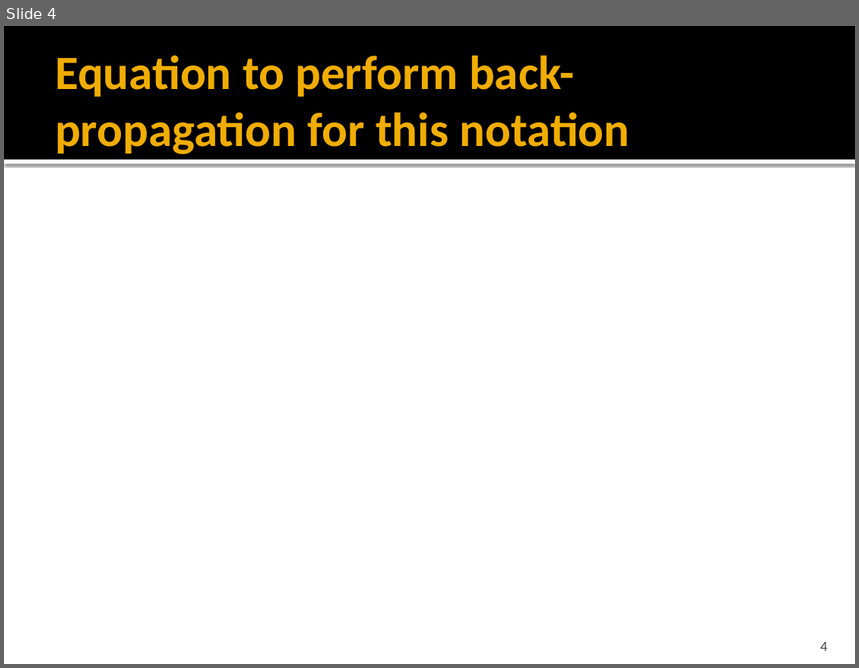
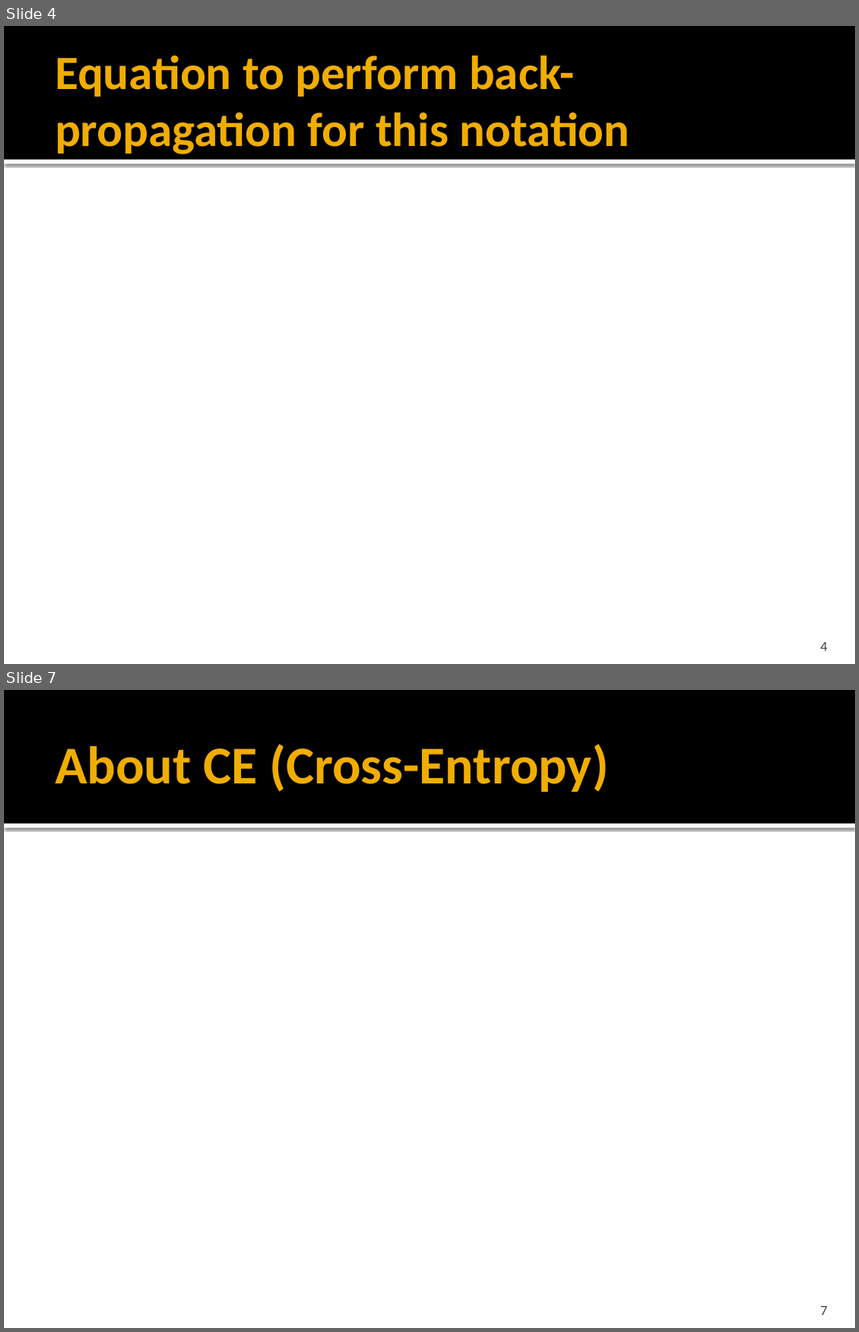
Before and after one commit to kamzolov-opt/libSiriusOpt, a slide deck: lectures/L9_multilayer_nn_forward_and_backward.pptx. Shown one above the other, each under a label of ours: slide 4 before the commit, slides 4 and 7 after it; the slides between them are not shown. The pictures are 859x668 and 859x1332 pixels, drawn with LibreOffice and Linux fonts; fonts in the diff are those of the drawing; grey boxes stand for pictures. Boxes give left, top, right and bottom in pixels: in the first picture for what was removed or moved away, otherwise in the second. Text is boxed around its words. In the diff, an @@ line names an element or a change of style, - is before the commit and + after.

```diff
--- a/lectures/L9_multilayer_nn_forward_and_backward.pptx
+++ b/lectures/L9_multilayer_nn_forward_and_backward.pptx
@@ slide 7 added at (x1=4, y1=690, x2=855, y2=1328), background #FFFFFF; not listed: 2 template elements that a slide beside it also shows @@
@@ title added at (x1=55, y1=744, x2=609, y2=792), 45 pt, text #F0AD00, bold @@
+About CE (Cross-Entropy)
@@ page number added at (x1=820, y1=1306, x2=827, y2=1315), 12 pt, text #454545 @@
+7
```
Also in this commit, not shown: 4 other slides added.
